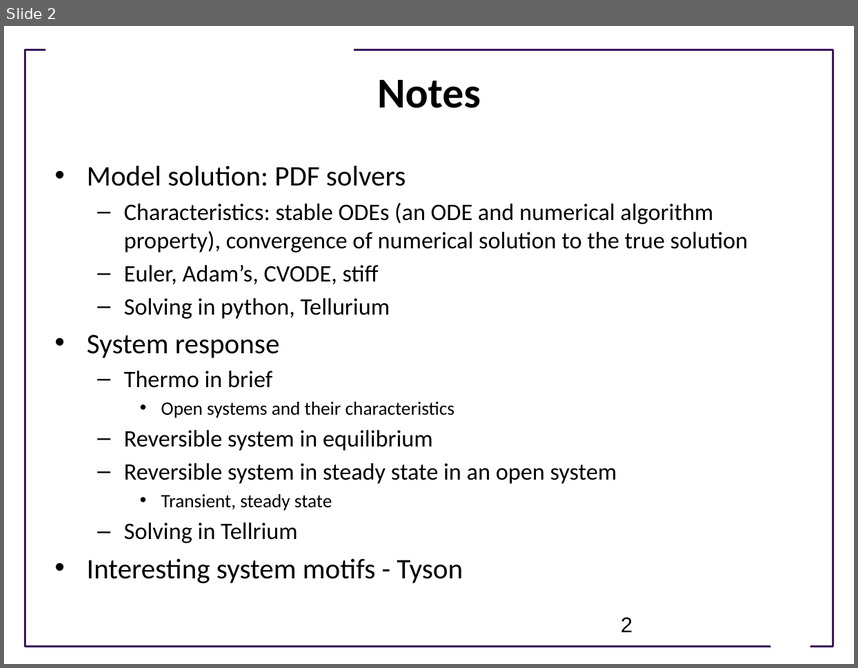
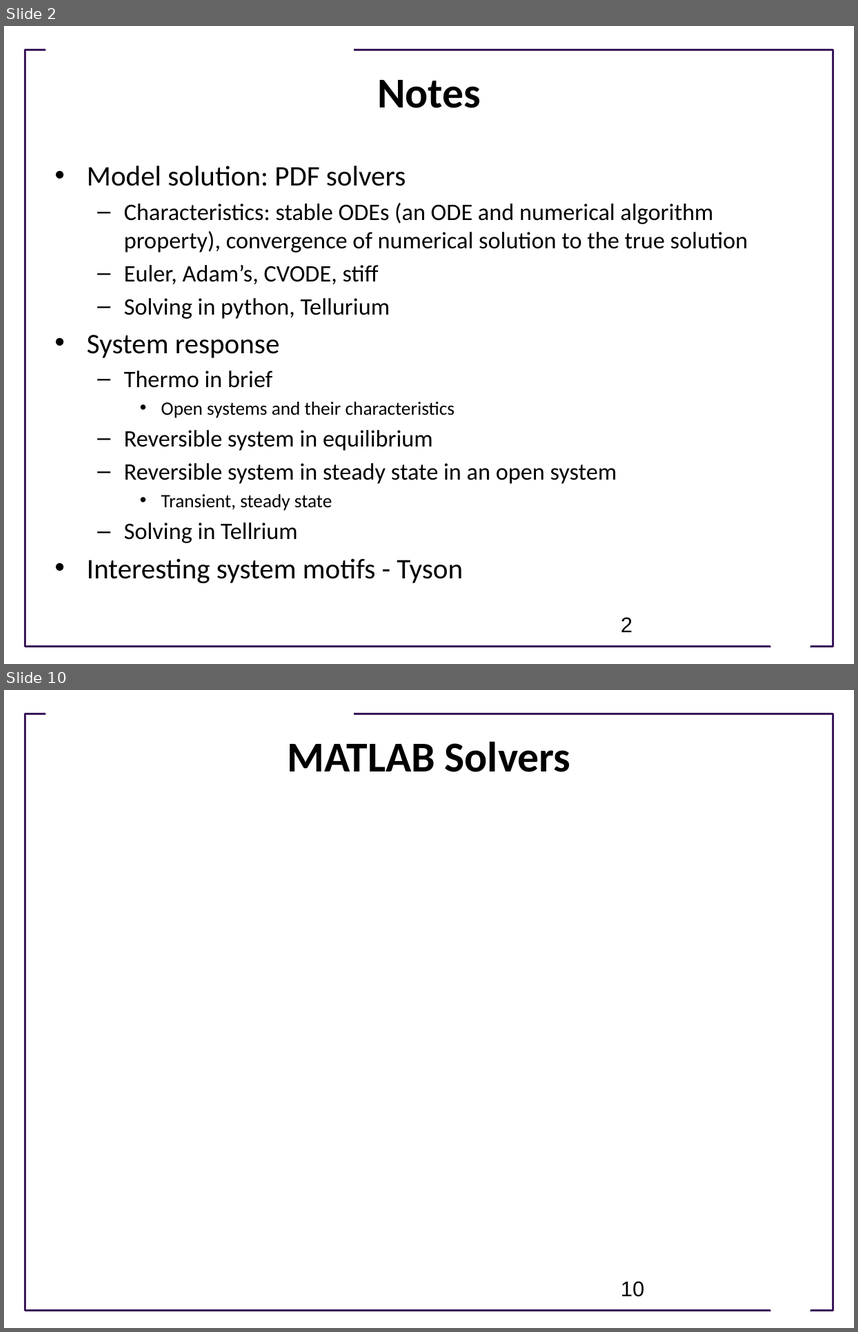
Before and after one commit to ModelEngineering/advancing-biomedical-models, a slide deck: Lectures/Week_2/CSE 599V Lecture 6 - Model Evaluation and System Responses.pptx. Shown one above the other, each under a label of ours: slide 2 before the commit, slides 2 and 10 after it; the slides between them are not shown. The pictures are 858x668 and 858x1332 pixels, drawn with LibreOffice and Linux fonts; fonts in the diff are those of the drawing; background and template pictures are left out. Boxes give left, top, right and bottom in pixels: in the first picture for what was removed or moved away, otherwise in the second. Text is boxed around its words. In the diff, an @@ line names an element or a change of style, - is before the commit and + after.

```diff
--- a/Lectures/Week_2/CSE 599V Lecture 6 - Model Evaluation and System Responses.pptx
+++ b/Lectures/Week_2/CSE 599V Lecture 6 - Model Evaluation and System Responses.pptx
@@ slide 10 added at (4, 690, 854, 1328), background #FFFFFF; not listed: 3 template elements that a slide beside it also shows @@
@@ title added at (287, 741, 570, 772), 36 pt, text #000000, bold @@
+MATLAB Solvers
@@ page number added at (621, 1281, 644, 1297), 18 pt, text #000000 @@
+10
```
Also in this commit, not shown: 28 other slides added, 1 other file.
